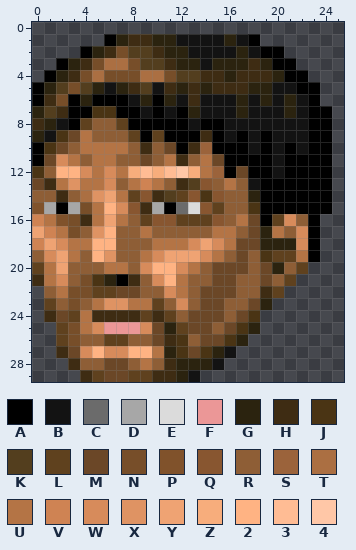
Two states of a pixel-art sprite, graphics/stftl00.png. This is how it looked before the edit.
The file is 26x30 pixels. Colours within 5 levels of each other are drawn and written as one.
Palette (. is transparent): A #000000  B #131313  C #6b6b6b  D #a7a7a7  E #dbdbdb  F #eb9797  G #2b230f  H #3e2c13  J #4a3414  K #533e1e  L #5f411e  M #6b4727  N #774e29  P #80522b  Q #885630  R #8e5e36  S #9b633b  T #ab6f42  U #b47445  V #cf8353  W #d78b5b  X #df9363  Y #efa373  Z #f7ad7c  2 #ffb383  3 #ffbc94  4 #ffc7a7
Pixels before, first column x 0:
 1 ......AGHHGGBBBBGBA......
 2 ....AGHNKKHGGBBBBGBAA....
 3 ..AGHNTTNKKHGGBGGGHGAA...
 4 .AGHNTNNNTTNKKHHGHHHGAA..
 5 AGKNKGBGHKBHGHGHHHGGBBAA.
 6 AHNAGAAABGAGBHBBBGBGBGBA.
 7 GKHAAJJAABABAGBBBGBBBGBAA
 8 HGBALRRLAAAAABAABBBBBBBAA
 9 GBJMURRRLALAAAHABABABBBAA
10 AJMRUUUURHRMAHSAAABABABAA
11 AMWURUURRMRUHRUMAAAABAAAA
12 JR22WUWUZ3Z34ZUSAMAABAAAA
13 MHUXUUWRUVURHKQRURBAAAAAA
14 RRHRTXYULQHKLQJQRRGAAAAAA
15 PDADNU2WQHDACEQLRRJAAAAAA
16 VUPNHUYURLQQLLLQRUMALWRA.
17 YVUNRX2RRURRRRRUURMGURWA.
18 VYWUU22RRRUUUWYWUMMGGGWA.
19 RWYUR2XRRUWYYYWURMRJLLUA.
20 LUYRRRUURW22WURMMMRMGRL..
21 HUWRNJGAHRW2URRMMRRMRL...
22 .RUNNLLMMRRWURMMMRRHL....
23 .LRNRUXXUULRWRMMRRMG.....
24 .HMLUHHHHLHLRMMMRMJ......
25 ..LNUWFFFWMGLMMRMJG......
26 ..LNRRLLRRMHJRMMJG.......
27 ..HMW2WW22UGJMJGB........
28 ...HRRMMRURHGGGB.........
29 ....HLMMLLHHGB...........
New version:
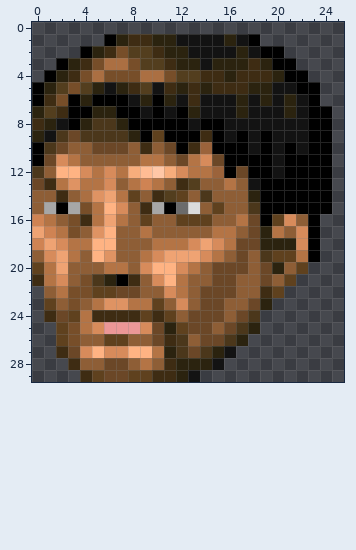
The edit:
colour J: #4a3414 -> #4b371b
y 7: x 5..6 JJ -> GG
y 8: x 4..7 LRRL -> GJJG
y 9: x 4..8 URRRL -> JJJJG
y 10: x 4..7 UUUU -> RMMM
y 11: x 5..6 UU -> RR; x 9..14 MRUHRU -> UURMUW
y 12: x 10..13 Z34Z -> 4ZWU
y 13: x 14 Q -> R
y 14: x 9 Q -> R; x 13 Q -> R; x 15 Q -> R
y 15: x 0 P -> R; x 8 Q -> R; x 14 Q -> R
y 16: x 2 P -> R; x 10..11 QQ -> RR; x 15 Q -> R
Changed places in both pictures, as pixel boxes (x1, y1, x2, y2):
changed: (32, 106, 272, 262)
changed: (92, 274, 104, 286)
changed: (176, 310, 260, 358)
